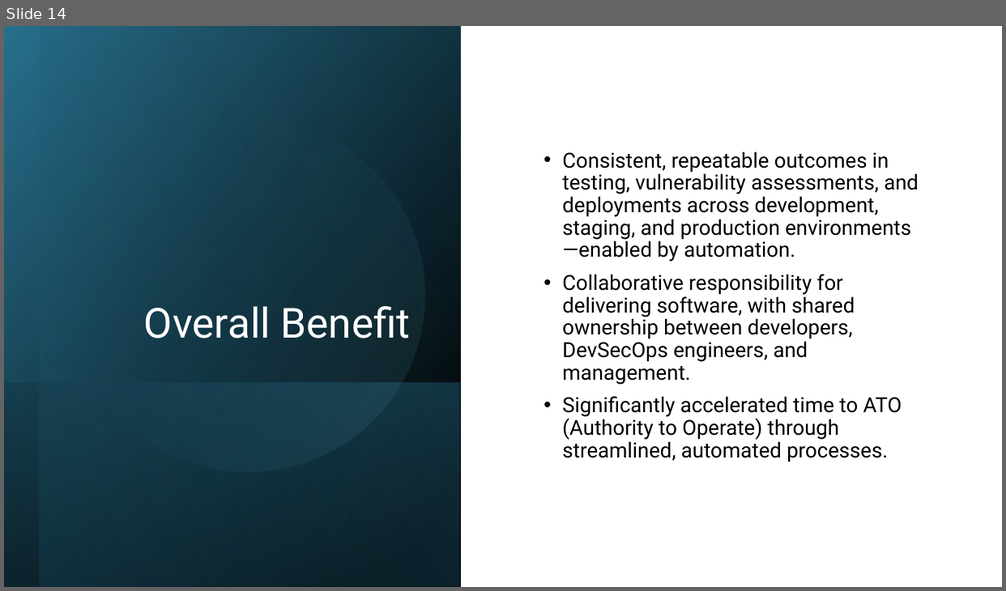
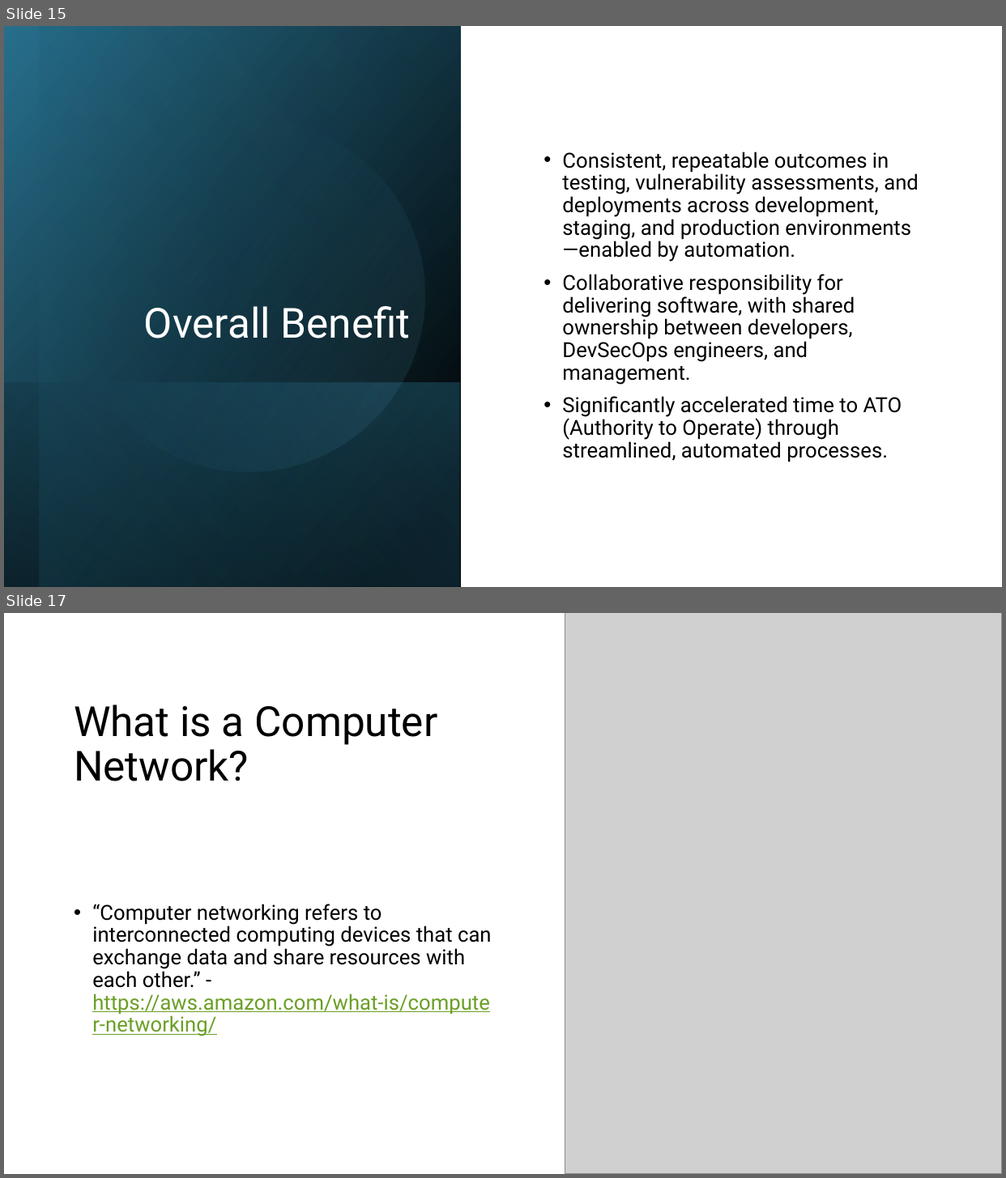
Before and after one commit to seanherbert105/DevSecOps-Course, a slide deck: presentation/DevSecOps Course.pptx. Shown one above the other, each under a label of ours: slide 14 before the commit, slides 15 and 17 after it; the slides between them are not shown. The pictures are 1006x591 and 1006x1178 pixels, drawn with LibreOffice and Linux fonts; fonts in the diff are those of the drawing; grey boxes stand for pictures. Boxes give left, top, right and bottom in pixels: in the first picture for what was removed or moved away, otherwise in the second. Text is boxed around its words. In the diff, an @@ line names an element or a change of style, - is before the commit and + after.

```diff
--- a/presentation/DevSecOps Course.pptx
+++ b/presentation/DevSecOps Course.pptx
@@ slide 17 added at (x1=4, y1=613, x2=1002, y2=1174), background #FFFFFF @@
@@ picture added at (x1=565, y1=613, x2=1002, y2=1174) @@
@@ title added at (x1=74, y1=705, x2=437, y2=781), 40 pt, text #000000 @@
+What is a Computer Network?
@@ text added at (x1=92, y1=904, x2=492, y2=1037), 20 pt, text #000000 @@
+• “Computer networking refers to interconnected computing devices that can exchange data and share resources with each other.” - https://aws.amazon.com/what-is/computer-networking/
@@ what was slide 14 is now slide 15 @@
```
Also in this commit, not shown: 1 slide changed, 7 other slides added.
